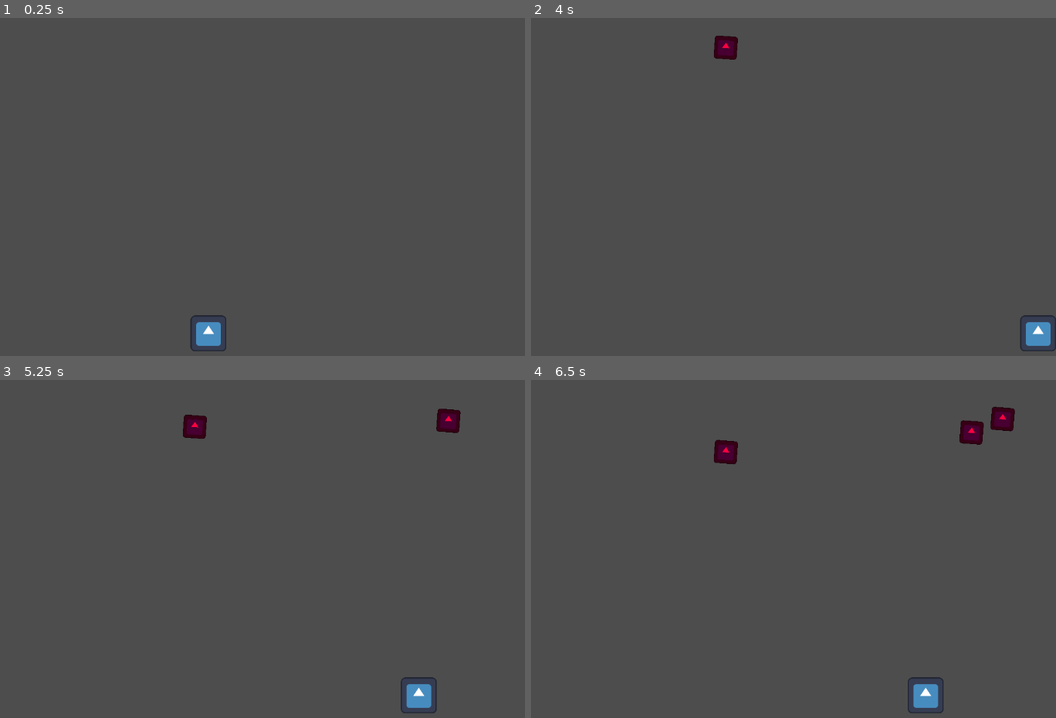
Above: before the commit, frames 1-4 (two rows, left to right).
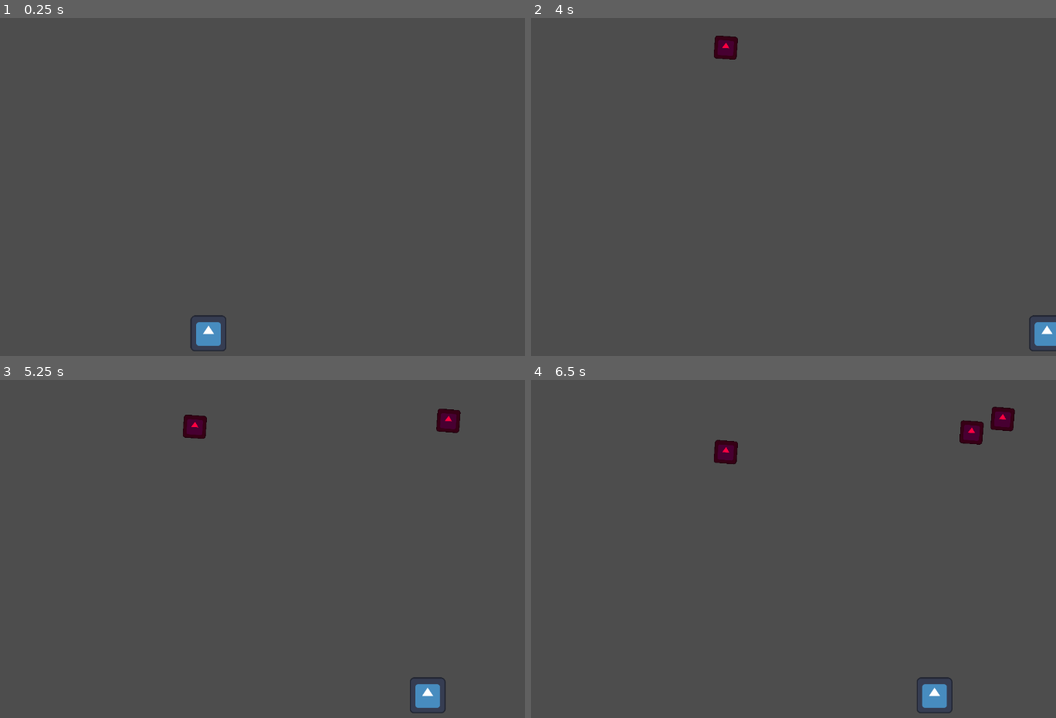
Above: after the commit, the same moments.

Repository: pengpa0012/godot-2d-platformer
Game: Godot game, scene res://Scenes/world.tscn
The game is run twice, just before and just after one commit, with the same random seed, the same clock (stepped at 60 frames per second) and the same inputs. The engine's default icon, where the game draws it, is replaced by a stand-in: a white triangle on a blue panel in a dark square.
Inputs:
- Up to frame 1 (0.25 s): no input
- Up to frame 2 (4 s): tap Enter at 0.5 s; hold Right (ui_right) 0.53-2.03 s; hold Left (ui_left) 2.03-2.78 s; hold Right (ui_right) from 2.78 s (still down)
- Up to frame 3 (5.25 s): release Right (ui_right) at 4.28 s; hold Left (ui_left) 4.28-5.03 s; hold Right (ui_right) from 5.03 s (still down)
- Up to frame 4 (6.5 s): release Right (ui_right) at 5.78 s; hold Left (ui_left) from 5.78 s (still down)

The runs differ from the first frame. In frame 2, 0.3% of the frame differs, in the area x 93-100%, y 87-99%; in frame 3, 0.4%, in the area x 76-85%, y 87-99%; in frame 4, 0.4%.

Commit message:
delete enemy on collision

Diff:
--- a/Scenes/player.tscn
+++ b/Scenes/player.tscn
@@ -4,10 +4,10 @@
 [ext_resource type="Script" path="res://Script/player.gd" id="1_unsp6"]
 
 [sub_resource type="RectangleShape2D" id="RectangleShape2D_mslii"]
-size = Vector2(64, 64)
+size = Vector2(68, 68)
 
 [sub_resource type="RectangleShape2D" id="RectangleShape2D_xywf2"]
-size = Vector2(64, 64)
+size = Vector2(29, 23)
 
 [node name="Player" type="CharacterBody2D"]
 script = ExtResource("1_unsp6")
@@ -24,7 +24,6 @@
 shape = SubResource("RectangleShape2D_mslii")
 
 [node name="CollisionShape2D" type="CollisionShape2D" parent="."]
-position = Vector2(-1, 0)
 shape = SubResource("RectangleShape2D_xywf2")
 
 [connection signal="body_entered" from="Area2D" to="." method="_on_area_2d_body_entered"]
--- a/Scenes/world.tscn
+++ b/Scenes/world.tscn
@@ -8,30 +8,32 @@
 
 [node name="World" type="Node2D"]
 
-[node name="Player" parent="." instance=ExtResource("1_rwmap")]
+[node name="CanvasGroup" type="CanvasGroup" parent="."]
+
+[node name="Player" parent="CanvasGroup" instance=ExtResource("1_rwmap")]
 position = Vector2(562, 590)
 
-[node name="wall3" type="StaticBody2D" parent="."]
+[node name="wall3" type="StaticBody2D" parent="CanvasGroup"]
 position = Vector2(1090, 116)
 
-[node name="CollisionShape2D" type="CollisionShape2D" parent="wall3"]
+[node name="CollisionShape2D" type="CollisionShape2D" parent="CanvasGroup/wall3"]
 position = Vector2(-1125, 212)
 shape = SubResource("RectangleShape2D_qgmoc")
 
-[node name="wall4" type="StaticBody2D" parent="."]
+[node name="wall4" type="StaticBody2D" parent="CanvasGroup"]
 position = Vector2(1090, 116)
 
-[node name="CollisionShape2D" type="CollisionShape2D" parent="wall4"]
+[node name="CollisionShape2D" type="CollisionShape2D" parent="CanvasGroup/wall4"]
 position = Vector2(101, 207)
 shape = SubResource("RectangleShape2D_qgmoc")
 
-[node name="EnemiesGenerator" type="Node2D" parent="."]
+[node name="EnemiesGenerator" type="Node2D" parent="CanvasGroup"]
 position = Vector2(1.189, 0)
 rotation = 0.0691272
 script = ExtResource("2_uu86k")
 
-[node name="Timer" type="Timer" parent="EnemiesGenerator"]
+[node name="Timer" type="Timer" parent="CanvasGroup/EnemiesGenerator"]
 wait_time = 2.0
 autostart = true
 
-[connection signal="timeout" from="EnemiesGenerator/Timer" to="EnemiesGenerator" method="_on_timer_timeout"]
+[connection signal="timeout" from="CanvasGroup/EnemiesGenerator/Timer" to="CanvasGroup/EnemiesGenerator" method="_on_timer_timeout"]
--- a/Script/enemy.gd
+++ b/Script/enemy.gd
@@ -14,8 +14,3 @@
 		velocity.y += gravity * 0.01 * delta
 
 	move_and_slide()
-
-#	TODO
-#	-Add player move limit
-#	-Fix viewport issue
-#	-
--- a/Script/player.gd
+++ b/Script/player.gd
@@ -20,4 +20,5 @@
 
 
 func _on_area_2d_body_entered(body):
-	print(body)
+	if "Enemy" in body.name:
+		body.queue_free()
